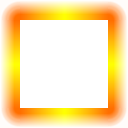
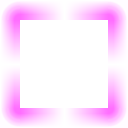
Comparing the layer stacks of the two w=128, h=128 images. Changes:
added layer "TargetGlow" (1st of 2) above "TargetGlow" over [0, 0, 128, 128]
renamed "TargetGlow" to "TargetGlow-Fire", hid the group it (29 layers) over [0, 0, 128, 128]
